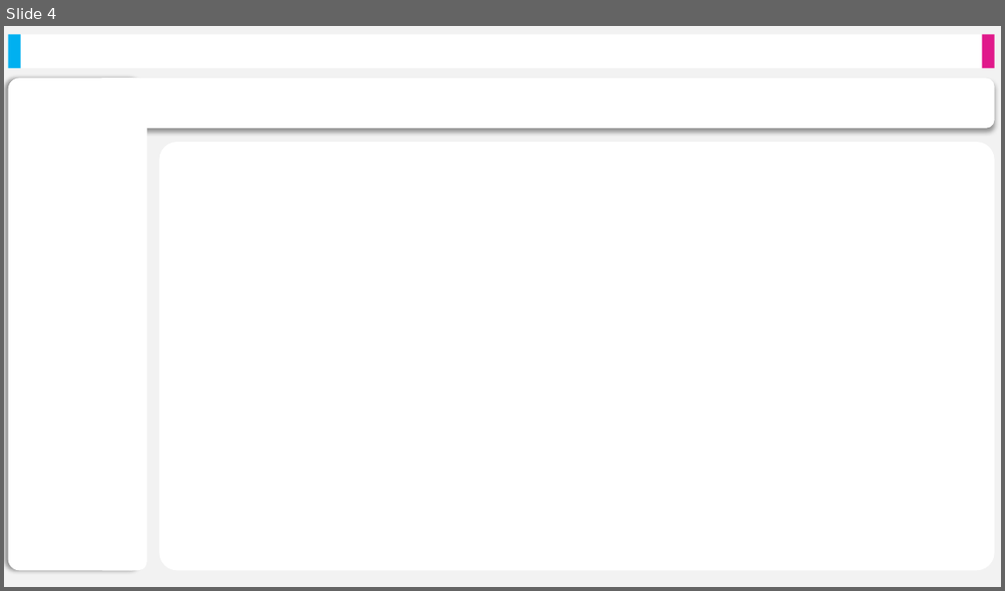
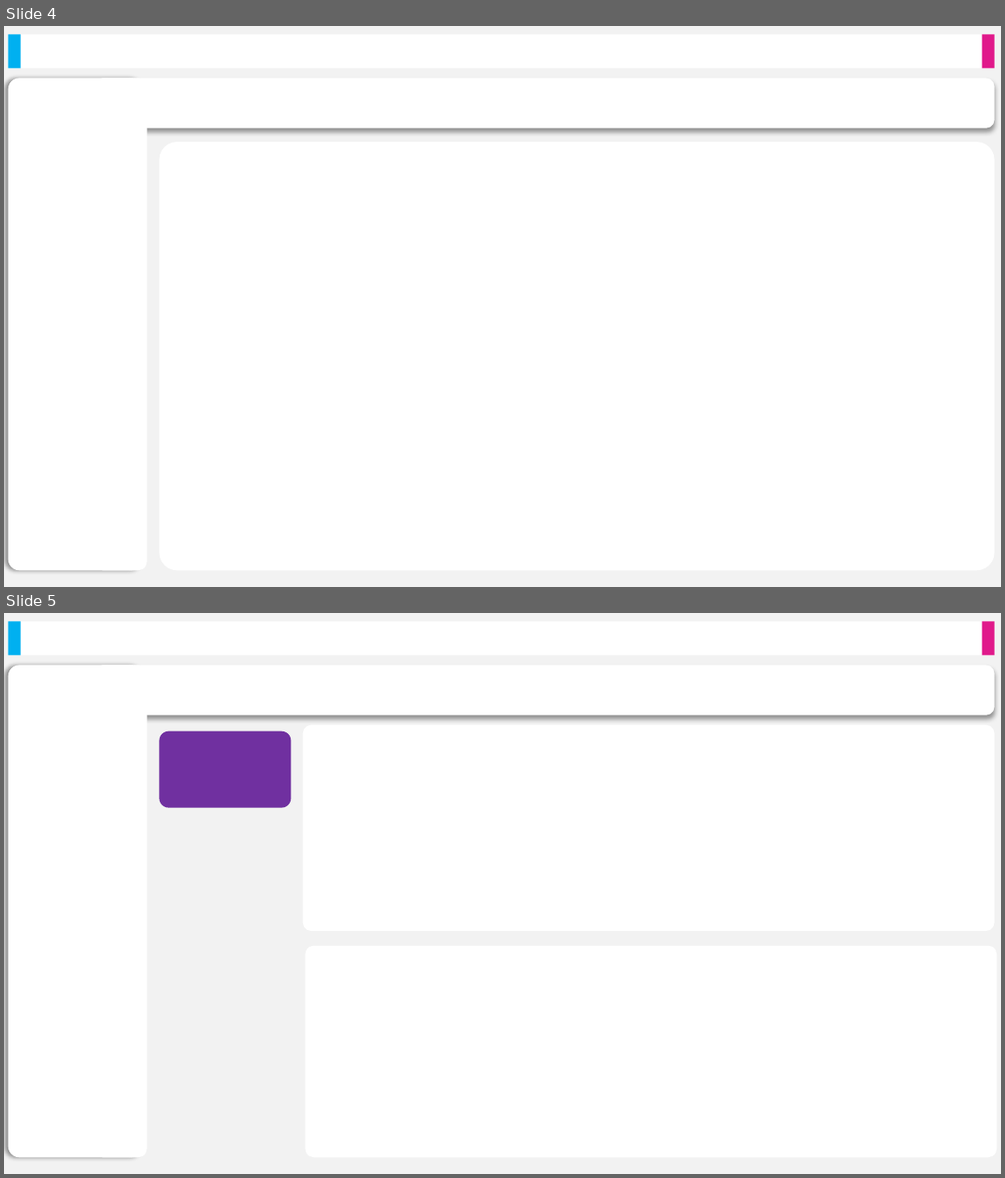
Before and after one commit to andrewhubb/EEC-Factory-Analysis---Power-BI-Version, a slide deck: Background/Backgrounds for Report.pptx. Shown one above the other, each under a label of ours: slide 4 before the commit, slides 4 and 5 after it. The pictures are 1005x591 and 1005x1178 pixels, drawn with LibreOffice and Linux fonts; fonts in the diff are those of the drawing. Boxes give left, top, right and bottom in pixels: in the first picture for what was removed or moved away, otherwise in the second. Text is boxed around its words. In the diff, an @@ line names an element or a change of style, - is before the commit and + after.

```diff
--- a/Background/Backgrounds for Report.pptx
+++ b/Background/Backgrounds for Report.pptx
@@ slide 5 added at (4,613,1001,1174), background #F2F2F2 @@
@@ rectangle added at (8,622,995,656), fill #FFFFFF @@
@@ rectangle added at (8,622,21,656), fill #00B0F0 @@
@@ rectangle added at (982,622,995,656), fill #E01A8B @@
@@ rounded rectangle added at (8,665,144,1157), fill #FFFFFF @@
@@ rounded rectangle added at (94,665,147,1157), fill #FFFFFF @@
@@ rounded rectangle added at (100,665,994,715), fill #FFFFFF @@
@@ rounded rectangle added at (160,731,291,808), fill #7030A0 @@
@@ rounded rectangle added at (303,725,995,932), fill #FFFFFF @@
@@ rounded rectangle added at (306,945,997,1157), fill #FFFFFF @@
```
Also in this commit, not shown: 27 other files.
